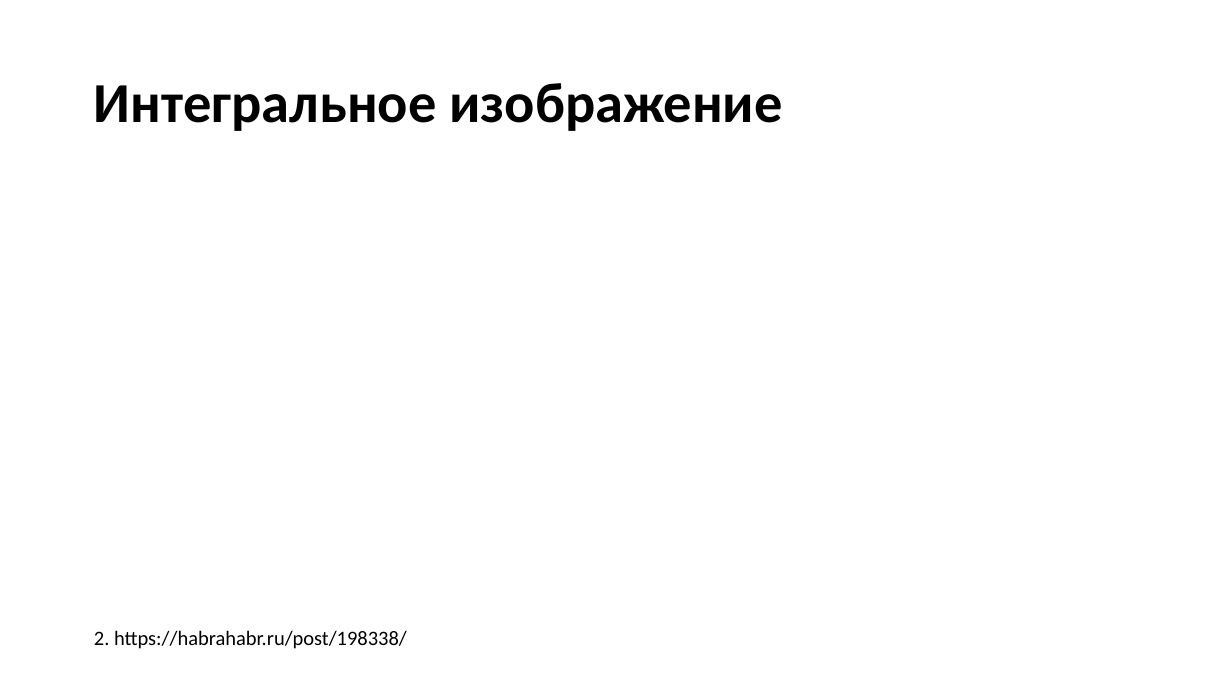
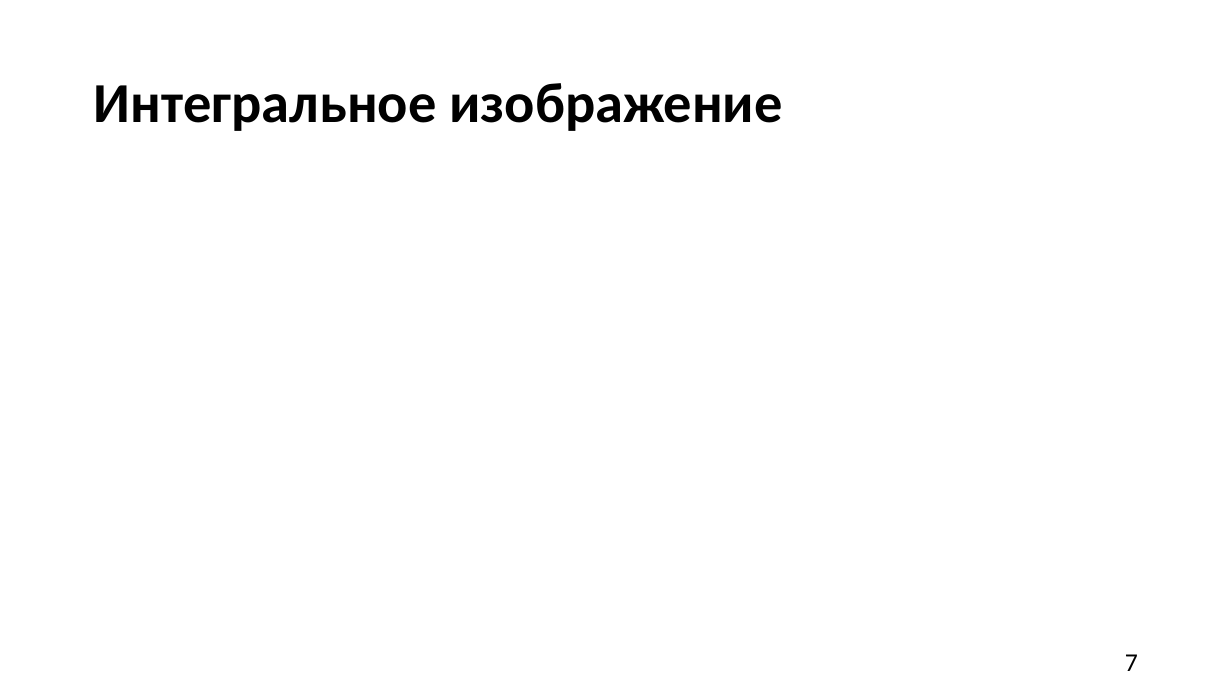
Before and after one commit to MYIIIKET/Diplom, a slide deck: slide 7 of Main/Презентация.pptx. Drawn at 1232x693 pixels with LibreOffice and Linux fonts; fonts in the diff are those of the drawing; grey boxes stand for pictures. Boxes give left, top, right and bottom in pixels: in the first picture for what was removed or moved away, otherwise in the second. Text is boxed around its words. In the diff, an @@ line names an element or a change of style, - is before the commit and + after.

```diff
--- a/Main/Презентация.pptx
+++ b/Main/Презентация.pptx
@@ text removed at [94, 630, 407, 649] @@
-2. https://habrahabr.ru/post/198338/
@@ page number added at [1125, 654, 1138, 671], 20 pt, text #000000 @@
+7
```
Also in this commit, not shown: 14 other slides changed, 8 slides added, 10 slides removed, 5 other files.
